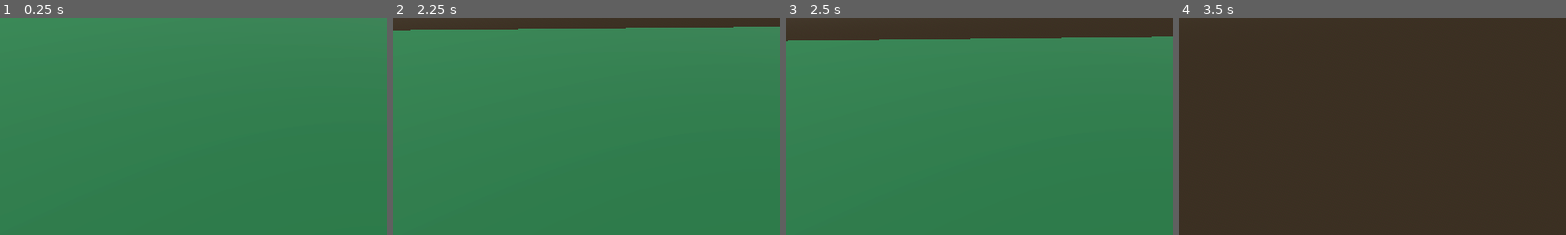
Above: before the commit, frames 1-4 (left to right).
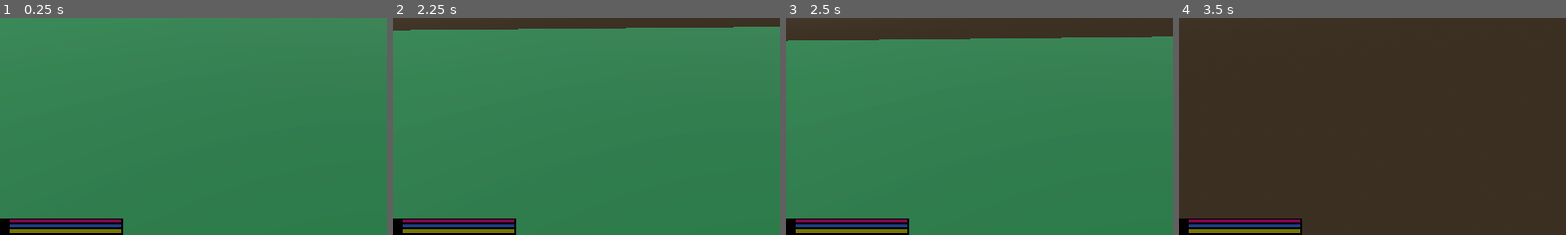
Above: after the commit, the same moments.

Repository: beansrage/BeanTown
Game: Godot game, scene res://scenes/Level.tscn
Same seed, same stepped clock (60 frames per second), same inputs: the game is played once before the commit and once after it. Before the commit the project starts from res://Level.tscn.
Inputs (mouse positions are % of the whole screen's width and height, from its top left):
- Up to frame 1 (0.25 s): no input
- Up to frame 2 (2.25 s): tap Enter at 0.5 s; move the mouse to (55, 50) at 0.52 s; hold W (move_forward) from 0.53 s (still down); move the mouse to (45, 50) at 1.27 s; move the mouse to (52, 48) at 2.02 s
- Up to frame 3 (2.5 s): keep holding W (move_forward)
- Up to frame 4 (3.5 s): keep holding W (move_forward); move the mouse to (49, 52) at 2.77 s
The pictures show only the part of the screen within x 0-50%, y 50-100%; the shares and areas given below are measured in that part.

The runs differ from the first frame. In frame 1, 2.4% of the frame differs, in the area x 0-32%, y 92-100%; in frame 2, 2.4%; in frame 3, 2.4%; in frame 4, 2.4%.

Commit message:
Minimal UI in place

Diff:
--- a/Player.gd
+++ b/Player.gd
@@ -7,10 +7,60 @@
 @onready var twist_piviot := $TwistPivot
 @onready var pitch_pivot  := $TwistPivot/PitchPivot
 
+
+# for this to work.. Player must be converted/recreated in characterbody3d this node features is_on_floor.. rigidbody3d does not!
+## How fast the player moves in meters per second.
+#@export var speed = 14
+## Vertical impulse applied to the character upon jumping in meters per second.
+#@export var jump_impulse = 20
+## Vertical impulse applied to the character upon bouncing over a mob in meters per second.
+#@export var bounce_impulse = 16
+## The downward acceleration when in the air, in meters per second per second.
+#@export var fall_acceleration = 75
+#
+#var velocity = Vector3.ZERO
+#
+#
+#func _physics_process(delta):
+	#var direction = Vector3.ZERO
+	#if Input.is_action_pressed("move_right"):
+		#direction.x += 1
+	#if Input.is_action_pressed("move_left"):
+		#direction.x -= 1
+	#if Input.is_action_pressed("move_back"):
+		#direction.z += 1
+	#if Input.is_action_pressed("move_forward"):
+		#direction.z -= 1
+#
+	#if direction != Vector3.ZERO:
+		## In the lines below, we turn the character when moving and make the animation play faster.
+		#direction = direction.normalized()
+		#$Pivot.look_at(position + direction, Vector3.UP)
+		#$AnimationPlayer.playback_speed = 4
+	#else:
+		#$AnimationPlayer.playback_speed = 1
+#
+	#velocity.x = direction.x * speed
+	#velocity.z = direction.z * speed
+#
+	## Jumping.
+	#if is_on_floor() and Input.is_action_just_pressed("jump"):
+		#velocity.y += jump_impulse
+#
+	## We apply gravity every frame so the character always collides with the ground when moving.
+	## This is necessary for the is_on_floor() function to work as a body can always detect
+	## the floor, walls, etc. when a collision happens the same frame.
+	#velocity.y -= fall_acceleration * delta
+	#set_velocity(velocity)
+	#set_up_direction(Vector3.UP)
+	#move_and_slide()
+	#velocity = velocity
+	#
+
 func _ready() -> void:
 	Input.mouse_mode = Input.MOUSE_MODE_CAPTURED
 
-
+# movement
 func _process(delta: float) -> void:
 	var input := Vector3.ZERO
 	input.x = Input.get_axis("move_left", "move_right")
@@ -27,8 +77,11 @@
 		deg_to_rad(-90),
 		deg_to_rad(90)
 	)
+
 	twist_input = 0.0
 	pitch_input = 0.0
+
+# Jump requires only two lines of code
 
 func _unhandled_input(event: InputEvent) -> void:
 	if event is InputEventMouseMotion:
--- a/project.godot
+++ b/project.godot
@@ -11,7 +11,7 @@
 [application]
 
 config/name="beanTown"
-run/main_scene="res://Level.tscn"
+run/main_scene="res://scenes/Level.tscn"
 config/features=PackedStringArray("4.2", "Forward Plus")
 config/icon="res://icon.svg"
 
--- a/Level.tscn
+++ b/scenes/Level.tscn
@@ -1,6 +1,7 @@
-[gd_scene load_steps=8 format=3 uid="uid://u4fxyr5jeayi"]
+[gd_scene load_steps=9 format=3 uid="uid://u4fxyr5jeayi"]
 
-[ext_resource type="PackedScene" uid="uid://dxv5h60kbox7e" path="res://player.tscn" id="1_y1qh2"]
+[ext_resource type="PackedScene" uid="uid://dxv5h60kbox7e" path="res://scenes/player.tscn" id="1_1myw4"]
+[ext_resource type="PackedScene" uid="uid://c2wbfsxtp5vk" path="res://scenes/ui.tscn" id="2_xh5qx"]
 
 [sub_resource type="ProceduralSkyMaterial" id="ProceduralSkyMaterial_ujt0c"]
 sky_horizon_color = Color(0.64625, 0.65575, 0.67075, 1)
@@ -24,7 +25,7 @@
 [sub_resource type="ConcavePolygonShape3D" id="ConcavePolygonShape3D_grxy8"]
 data = PackedVector3Array(20, 0, 20, -20, 0, 20, 20, 0, -20, -20, 0, 20, -20, 0, -20, 20, 0, -20)
 
-[node name="Node3D" type="Node3D"]
+[node name="Level" type="Node3D"]
 
 [node name="WorldEnvironment" type="WorldEnvironment" parent="."]
 environment = SubResource("Environment_0nu2u")
@@ -43,6 +44,8 @@
 [node name="CollisionShape3D" type="CollisionShape3D" parent="whiteBoxGround/StaticBody3D"]
 shape = SubResource("ConcavePolygonShape3D_grxy8")
 
-[node name="Player" parent="." instance=ExtResource("1_y1qh2")]
+[node name="Player" parent="." instance=ExtResource("1_1myw4")]
 top_level = true
 linear_damp = 1.096
+
+[node name="UI" parent="." instance=ExtResource("2_xh5qx")]
--- /dev/null
+++ b/scenes/ui.tscn
@@ -0,0 +1,67 @@
+[gd_scene load_steps=5 format=3 uid="uid://c2wbfsxtp5vk"]
+
+[sub_resource type="StyleBoxFlat" id="StyleBoxFlat_tklrd"]
+bg_color = Color(0.513726, 0.0156863, 0.317647, 1)
+
+[sub_resource type="Theme" id="Theme_4lb3g"]
+
+[sub_resource type="StyleBoxFlat" id="StyleBoxFlat_dmdyh"]
+bg_color = Color(0.105258, 0.252623, 0.515332, 1)
+
+[sub_resource type="StyleBoxFlat" id="StyleBoxFlat_rrly5"]
+bg_color = Color(0.459367, 0.459399, 0.0179624, 1)
+
+[node name="UI" type="CanvasLayer"]
+
+[node name="ColorRect" type="ColorRect" parent="."]
+anchors_preset = 2
+anchor_top = 1.0
+anchor_bottom = 1.0
+offset_top = -41.0
+offset_right = 305.0
+grow_vertical = 0
+color = Color(0.00704254, 0, 0.000993481, 1)
+
+[node name="health" type="ProgressBar" parent="."]
+anchors_preset = -1
+anchor_left = 0.008
+anchor_top = 0.984
+anchor_right = 0.008
+anchor_bottom = 0.984
+offset_left = 9.64
+offset_top = -21.72
+offset_right = 284.64
+offset_bottom = -13.72
+grow_vertical = 0
+theme_override_styles/background = SubResource("StyleBoxFlat_tklrd")
+show_percentage = false
+
+[node name="stamina" type="ProgressBar" parent="."]
+anchors_preset = -1
+anchor_left = 0.008
+anchor_top = 0.984
+anchor_right = 0.008
+anchor_bottom = 0.984
+offset_left = 9.64
+offset_top = -9.71997
+offset_right = 284.64
+offset_bottom = -1.71997
+grow_vertical = 0
+theme = SubResource("Theme_4lb3g")
+theme_override_styles/background = SubResource("StyleBoxFlat_dmdyh")
+show_percentage = false
+
+[node name="level" type="ProgressBar" parent="."]
+anchors_preset = -1
+anchor_left = 0.008
+anchor_top = 0.984
+anchor_right = 0.008
+anchor_bottom = 0.984
+offset_left = 9.64
+offset_top = 3.28003
+offset_right = 284.64
+offset_bottom = 11.28
+grow_vertical = 0
+theme = SubResource("Theme_4lb3g")
+theme_override_styles/background = SubResource("StyleBoxFlat_rrly5")
+show_percentage = false
Renamed: player.tscn -> scenes/player.tscn
